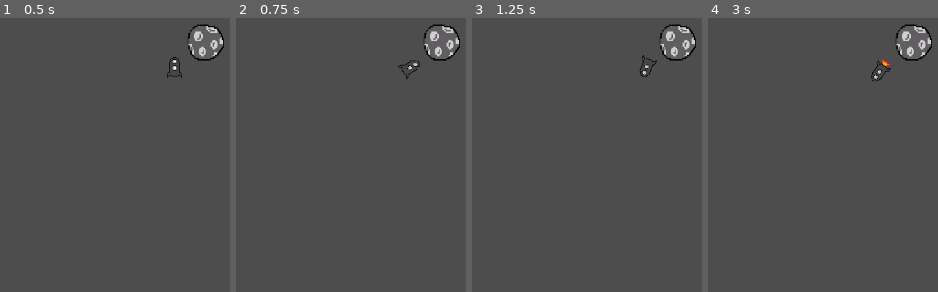
Above: before the commit, frames 1-4 (left to right).
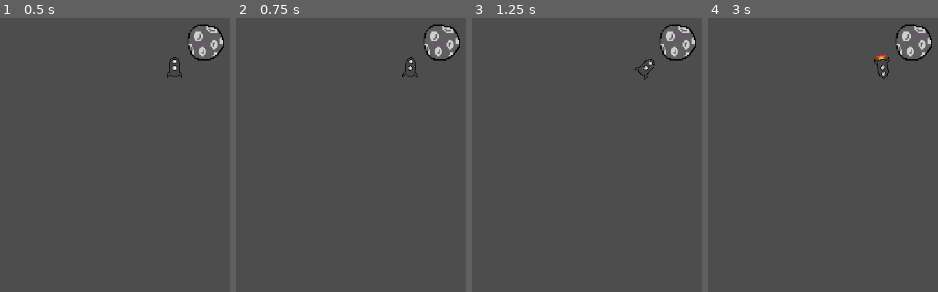
Above: after the commit, the same moments.

Repository: srodenberg22/EECS-581-Final-Project
Game: Godot game, scene res://scenes/game.tscn
Two runs of this game, one before a commit and one after it. Both use one fixed random seed, a clock stepped at 60 frames per second and the inputs below.
Inputs:
- Up to frame 1 (0.5 s): no input
- Up to frame 2 (0.75 s): tap Enter at 0.5 s; hold Right (ui_right) from 0.53 s (still down)
- Up to frame 3 (1.25 s): keep holding Right (ui_right)
- Up to frame 4 (3 s): release Right (ui_right) at 1.28 s; hold Left (ui_left) 1.28-2.03 s; hold Right (ui_right) 2.03-2.78 s; hold Up (ui_up) from 2.78 s (still down)

Frame 1 is identical in both runs. In frame 2, 0.2% of the frame differs, in the area x 70-80%, y 14-23%; in frame 3, 0.2%; in frame 4, 0.4%, in the area x 70-80%, y 13-23%.

Commit message:
updated player code

Diff:
--- a/new-game-project/scripts/player.gd
+++ b/new-game-project/scripts/player.gd
@@ -1,16 +1,19 @@
 extends CharacterBody2D
 
 
-@export var force: float = 400.0
-@export var rotateSpeed: float = 5.0
+@export var force: float = 50.0
+@export var torque: float = .05
+var rotateSpeed = 0
 @onready var rocket: AnimatedSprite2D = $AnimatedSprite2D
 
 func _physics_process(delta: float) -> void:
 	# Add the gravity.
-	if Input.is_action_pressed("ui_left"):
-		rotation -= rotateSpeed*delta
-	elif Input.is_action_pressed("ui_right"):
-		rotation += rotateSpeed*delta
+	if Input.is_action_pressed("ui_left") and not(Input.is_action_pressed("ui_right")) :
+		rotateSpeed -= torque*delta
+	elif Input.is_action_pressed("ui_right") and not(Input.is_action_pressed("ui_left")):
+		rotateSpeed += torque*delta
+
+	rotation += rotateSpeed
 
 	if Input.is_action_pressed("ui_up"):
 		velocity += Vector2.UP.rotated(rotation)*force*delta
@@ -18,4 +21,7 @@
 	else:
 		rocket.play("default")
 
-	move_and_slide()
+	var collision = move_and_collide(velocity * delta)
+	if collision:
+		print("Collision Detected, ending game")
+		get_tree().quit()
